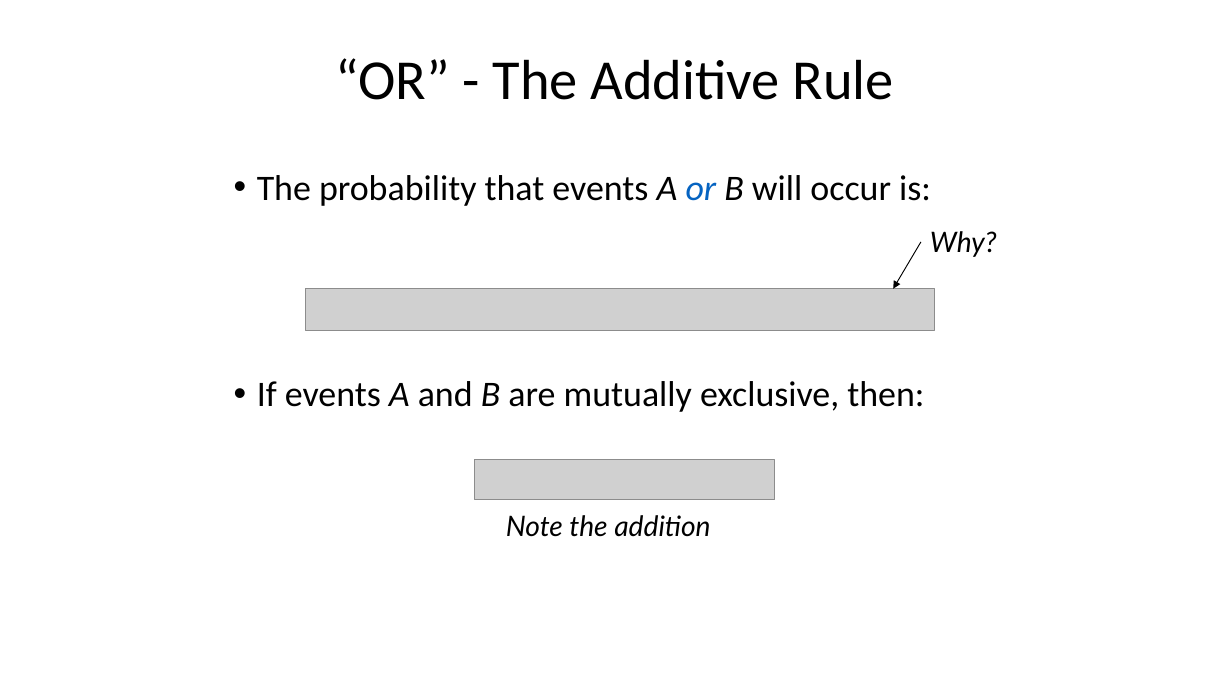
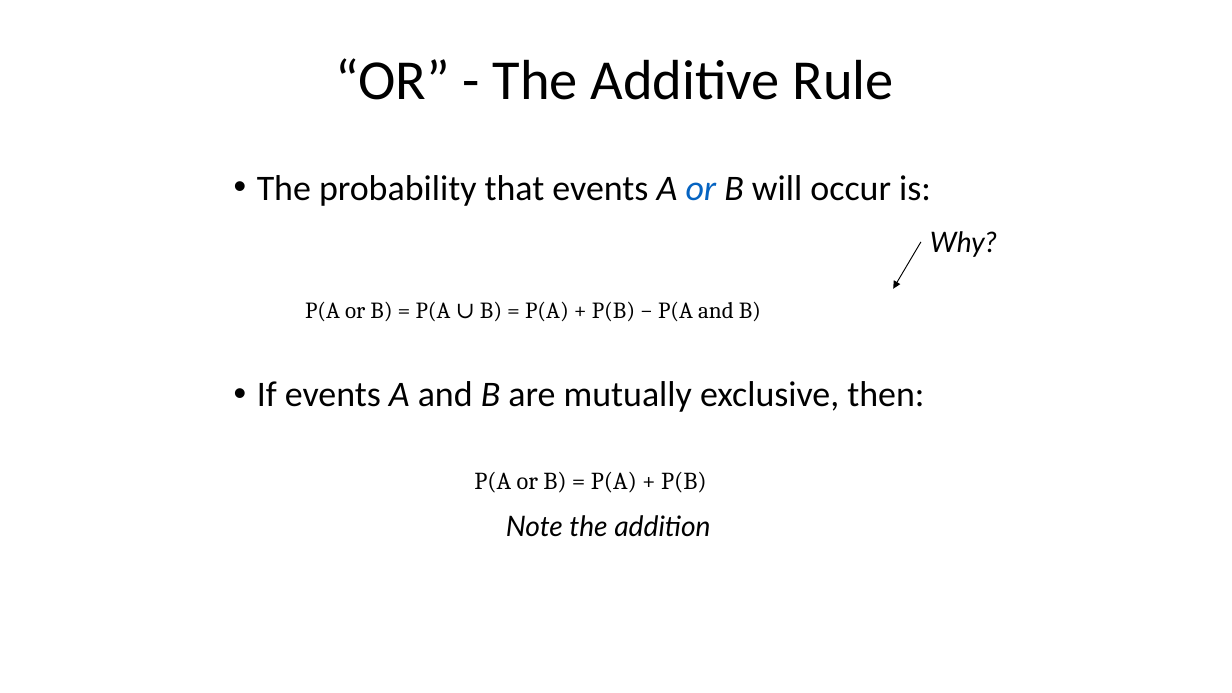
Before and after one commit to taaltree/FW536, a slide deck: slide 29 of Day1_Probability/FW536_Day1_Morning_intro to probability_nosoln_accessible.pptx. Drawn at 1232x693 pixels with LibreOffice and Linux fonts; fonts in the diff are those of the drawing; grey boxes stand for pictures. Boxes give left, top, right and bottom in pixels: in the first picture for what was removed or moved away, otherwise in the second. Text is boxed around its words. In the diff, an @@ line names an element or a change of style, - is before the commit and + after.

```diff
--- a/Day1_Probability/FW536_Day1_Morning_intro to probability_nosoln_accessible.pptx
+++ b/Day1_Probability/FW536_Day1_Morning_intro to probability_nosoln_accessible.pptx
@@ picture removed at [305,289,934,331] @@
@@ text added at [305,301,761,321], 18 pt, text #000000 @@
+P(A or B) = P(A ∪ B) = P(A) + P(B) − P(A and B)
@@ text added at [474,472,707,493], 19 pt, text #000000 @@
+P(A or B) = P(A) + P(B)
@@ picture removed at [475,460,775,500] @@
```
Also in this commit, not shown: 10 other slides changed.
